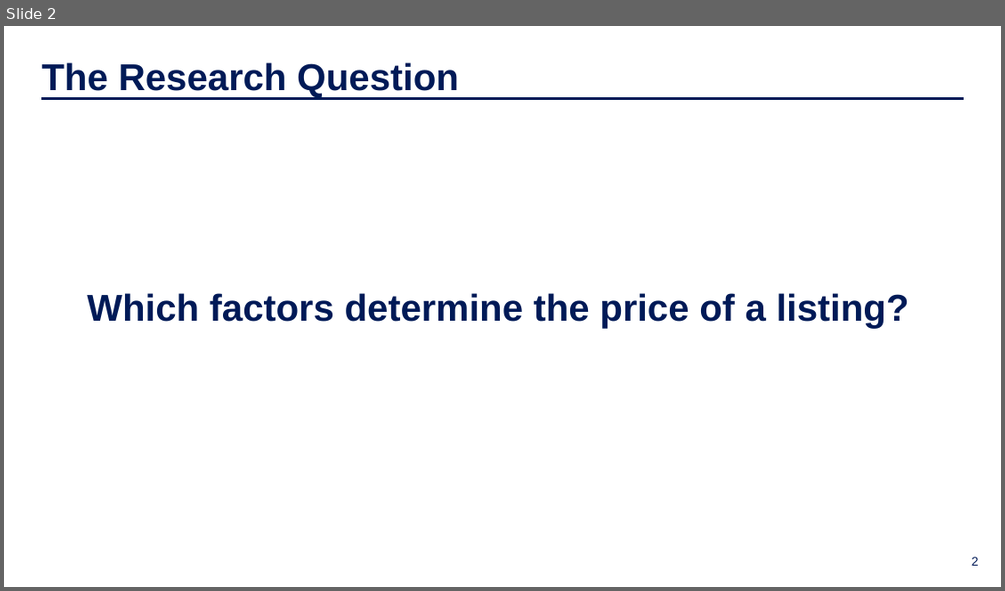
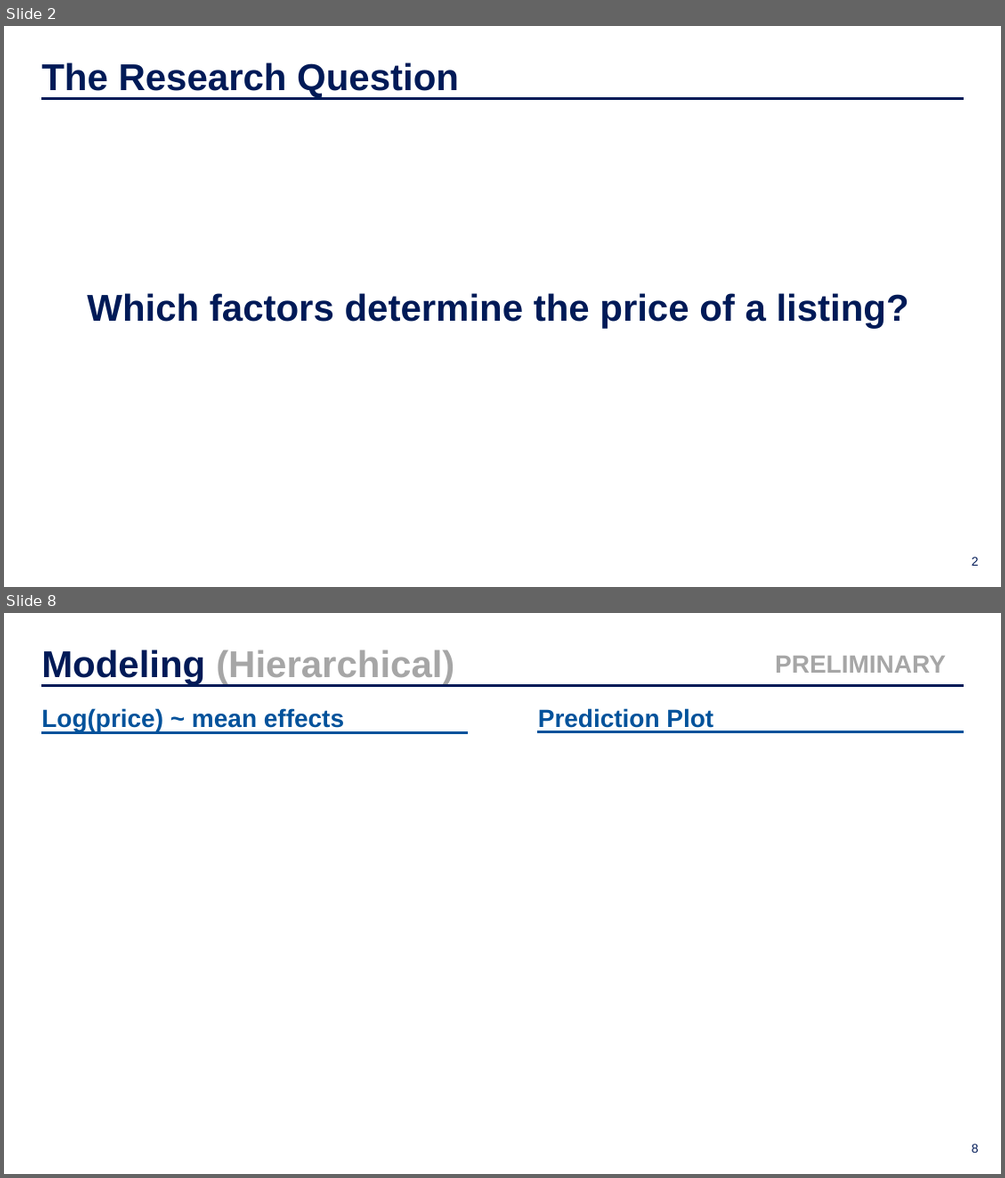
Before and after one commit to moritzwilksch/BerlinRealEstatePrices, a slide deck: documents/slide_deck.pptx. Shown one above the other, each under a label of ours: slide 2 before the commit, slides 2 and 8 after it; the slides between them are not shown. The pictures are 1005x591 and 1005x1178 pixels, drawn with LibreOffice and Linux fonts; fonts in the diff are those of the drawing; background and template pictures are left out. Boxes give left, top, right and bottom in pixels: in the first picture for what was removed or moved away, otherwise in the second. Text is boxed around its words. In the diff, an @@ line names an element or a change of style, - is before the commit and + after.

```diff
--- a/documents/slide_deck.pptx
+++ b/documents/slide_deck.pptx
@@ slide 8 added at box(4, 613, 1001, 1174), background picture (left out) @@
@@ text added at box(41, 649, 454, 685), 36 pt, text #A6A6A6, bold @@
+Modeling (Hierarchical)
@@ text added at box(775, 656, 946, 673), 24 pt, text #A6A6A6, bold @@
+PRELIMINARY
@@ line added from (41, 686) to (963, 686), #001A57 3 pt @@
@@ text added at box(41, 708, 344, 731), 24 pt, text #03529B, bold @@
+Log(price) ~ mean effects
@@ text added at box(538, 708, 713, 731), 24 pt, text #03529B, bold @@
+Prediction Plot
@@ line added from (41, 732) to (468, 732), #03529B 2.25 pt @@
@@ line added from (537, 732) to (963, 732), #03529B 2.25 pt @@
@@ page number added at box(971, 1143, 979, 1152), 12 pt, text #001A57 @@
+8
```
Also in this commit, not shown: 2 slides changed, 2 other slides added, 1 slide removed, 9 other files.
